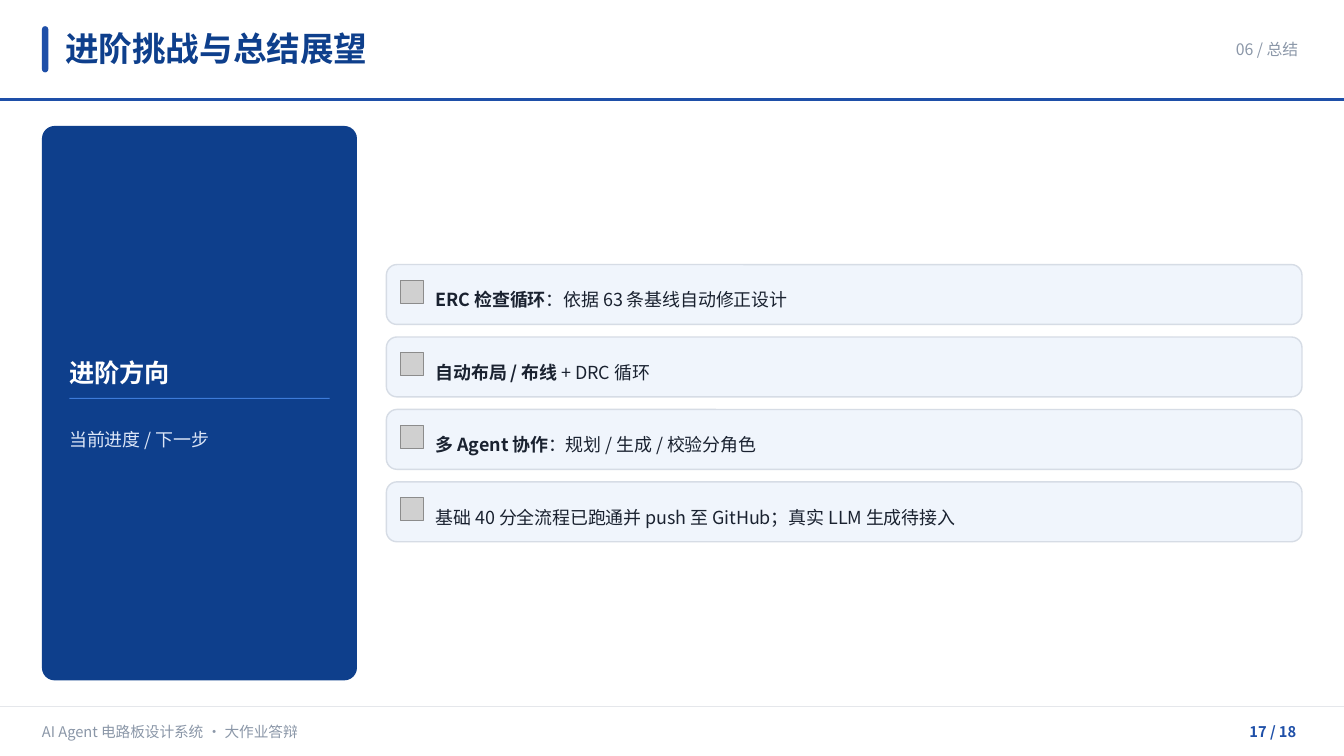
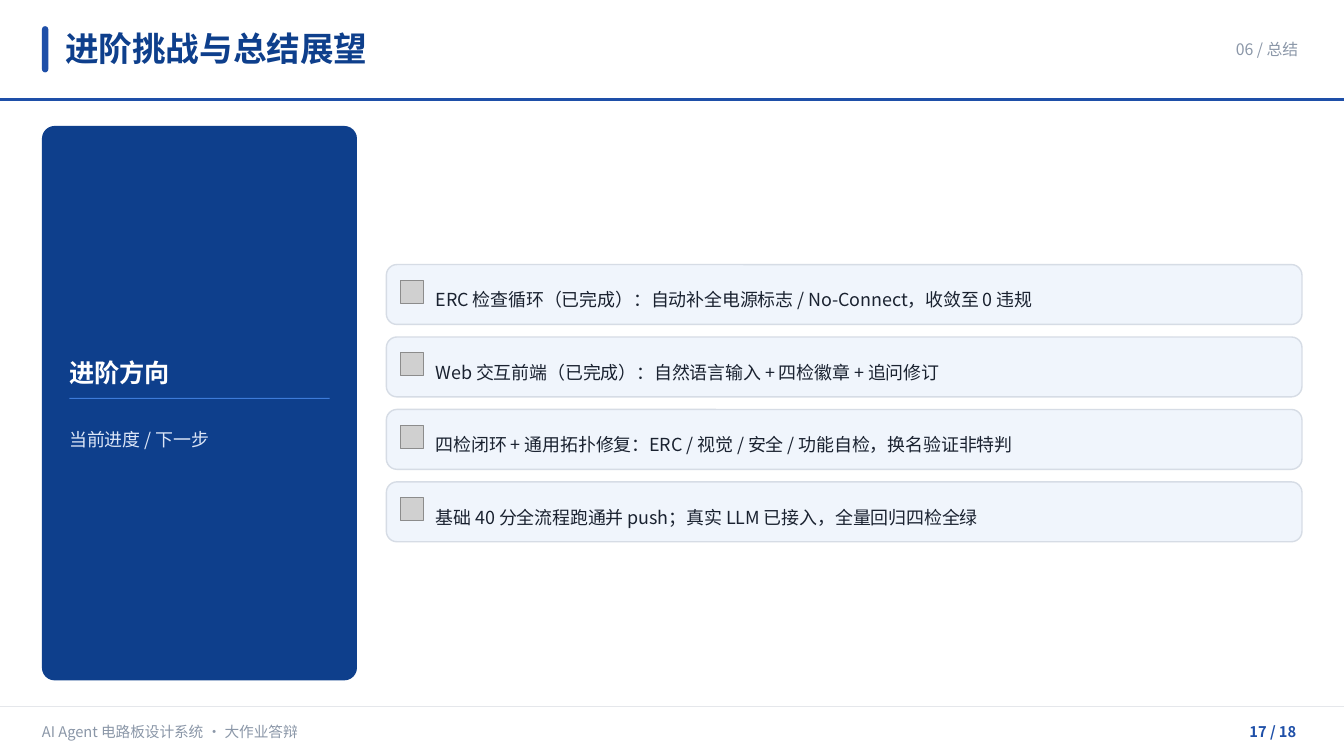
Before and after one commit to Xin4813/ai_agent_pcb, a slide deck: slide 17 of docs/答辩PPT/答辩PPT.pptx. Drawn at 1344x756 pixels with LibreOffice and Linux fonts; fonts in the diff are those of the drawing; grey boxes stand for pictures. Boxes give left, top, right and bottom in pixels: in the first picture for what was removed or moved away, otherwise in the second. Text is boxed around its words. In the diff, an @@ line names an element or a change of style, - is before the commit and + after.

Commit message:
docs: 同步答辩PPT与设计报告到当前项目状态
- PPT P14: 63条预期违规改为 ERC 0违规 + 四检全绿(4/4)
- PPT P17: 补 Web前端/四检闭环/通用拓扑修复，修正'真实LLM待接入'为已接入
- PPT P6/P8: 架构与流水线补四检闭环
- 报告: 摘要/背景/第五章改为四检全绿，25/63基线说明为历史
- 报告: 第二章校验层补四模块，第七章补Web前端，第八章去掉硬编码symbols-dir

```diff
--- a/docs/答辩PPT/答辩PPT.pptx
+++ b/docs/答辩PPT/答辩PPT.pptx
@@ text at [436,291,1033,308]: text changed @@
-ERC 检查循环：依据 63 条基线自动修正设计
+ERC 检查循环（已完成）：自动补全电源标志 / No-Connect，收敛至 0 违规
@@ text at [436,363,939,381]: text changed; bold off @@
-自动布局 / 布线 + DRC 循环
+Web 交互前端（已完成）：自然语言输入 + 四检徽章 + 追问修订
@@ text at [436,436,1013,453]: text changed @@
-多 Agent 协作：规划 / 生成 / 校验分角色
+四检闭环 + 通用拓扑修复：ERC / 视觉 / 安全 / 功能自检，换名验证非特判
@@ text at [436,509,978,528]: text changed @@
-基础 40 分全流程已跑通并 push 至 GitHub；真实 LLM 生成待接入
+基础 40 分全流程跑通并 push；真实 LLM 已接入，全量回归四检全绿
```
Also in this commit, not shown: 3 other slides changed, 1 other file.
